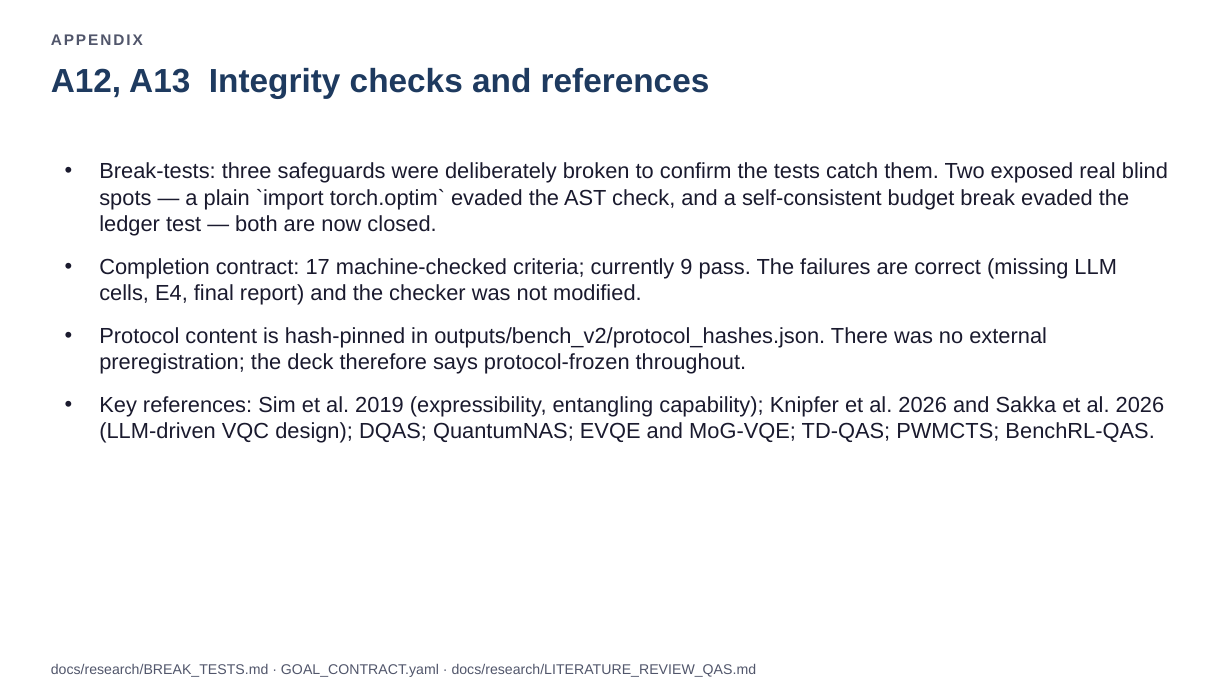
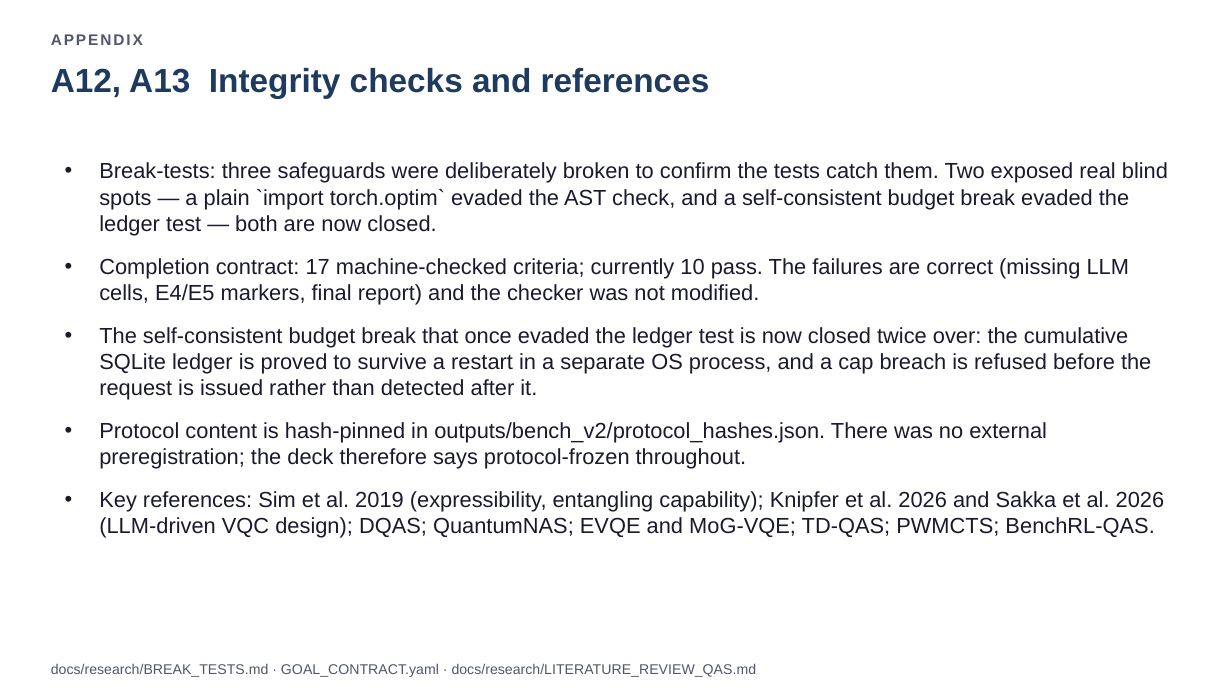
Before and after one commit to dorakingx/llm-vqc, a slide deck: slide 18 of docs/presentation/bench_v2_weekly_revised/20260731_GSoC_revised.pptx. Drawn at 1232x693 pixels with LibreOffice and Linux fonts; fonts in the diff are those of the drawing. Boxes give left, top, right and bottom in pixels: in the first picture for what was removed or moved away, otherwise in the second. Text is boxed around its words. In the diff, an @@ line names an element or a change of style, - is before the commit and + after.

```diff
--- a/docs/presentation/bench_v2_weekly_revised/20260731_GSoC_revised.pptx
+++ b/docs/presentation/bench_v2_weekly_revised/20260731_GSoC_revised.pptx
@@ text at <box>99,258,1151,400</box>: text changed @@
-• Completion contract: 17 machine-checked criteria; currently 9 pass. The failures are correct (missing LLM cells, E4, final report) and the checker was not modified.
+• Completion contract: 17 machine-checked criteria; currently 10 pass. The failures are correct (missing LLM cells, E4/E5 markers, final report) and the checker was not modified.
+• The self-consistent budget break that once evaded the ledger test is now closed twice over: the cumulative SQLite ledger is proved to survive a restart in a separate OS process, and a cap breach is refused before the request is issued rather than detected after it.
```
Also in this commit, not shown: 12 other slides changed, 46 other files.
